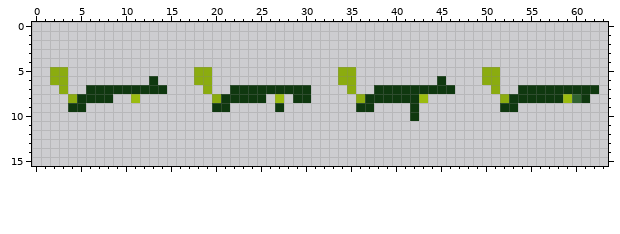
Pixel-art file -- sprites/hands.aseprite. That is the earlier state.
64x16 pixels, 1 frame.
The result:
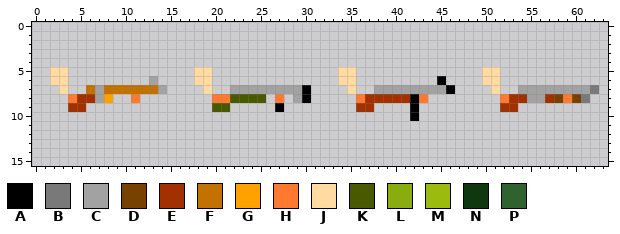
Palette (. is transparent): A #000000  B #797979  C #a2a2a2  D #794100  E #a23000  F #c37100  G #ffa200  H #ff7930  J #ffdba2  K #495900  L #8bac0f  M #9bbc0f  N #0f380f  P #306230
Diff:
Changed rows in their new state; - is an unchanged pixel.
first column x 2:
 5 JJ--------------JJ--------------JJ--------------JJ-----------
 6 JJ---------C----JJ--------------JJ---------A----JJ-----------
 7 -J--FCFFFFFFC----J--CCCCCCCCA----J--CCCCCCCCA----J--CCCCCCCCB
 8 --HEECG--H--------HHKKKK-H-CA-----HEEEEEAH--------HEECCEDHDB-
 9 --EE--------------KK-----A--------EE----A---------EE---------
10 ----------------------------------------A--------------------
Where, in picture pixels (left, top, right, bottom), the same in both pictures:
changed: (50, 67, 167, 112)
changed: (194, 67, 599, 121)
